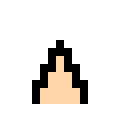
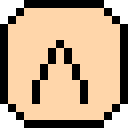
Layers edited between the first and the second 128×128 image:
renamed "Layer 6" to "말풍선꼬리", painted on it over [32, 40, 88, 88]
added layer "Layer 3 copy" in group "말풍선 영역" over [0, 0, 128, 128]
showed "Layer 2", painted on it over [0, 0, 128, 128]
